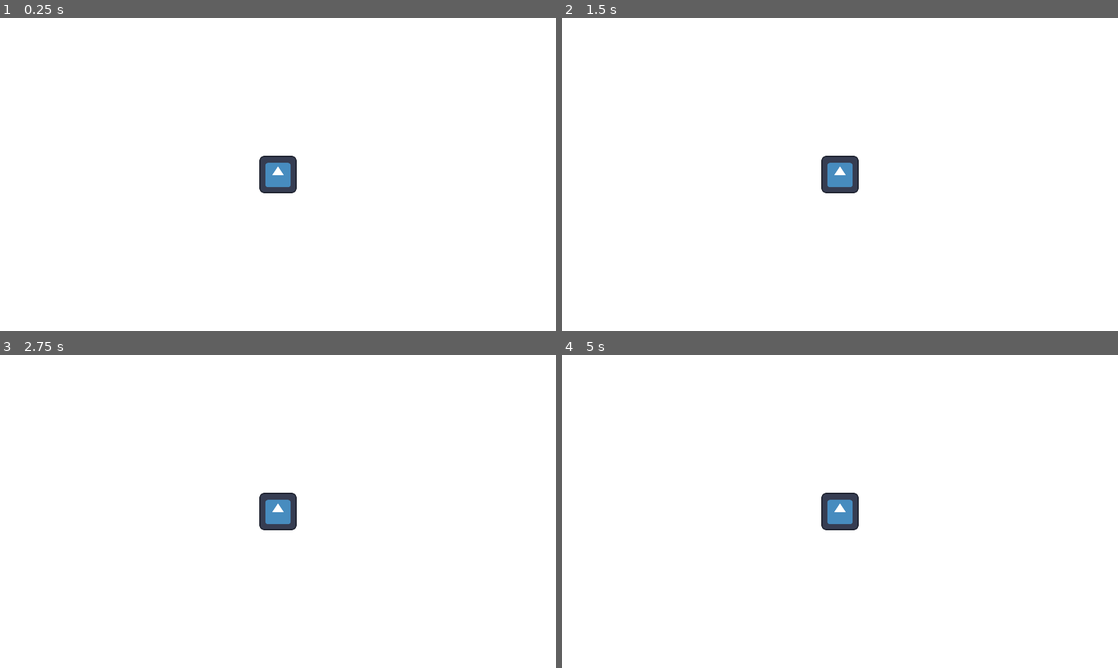
Above: before the commit, frames 1-4 (two rows, left to right).
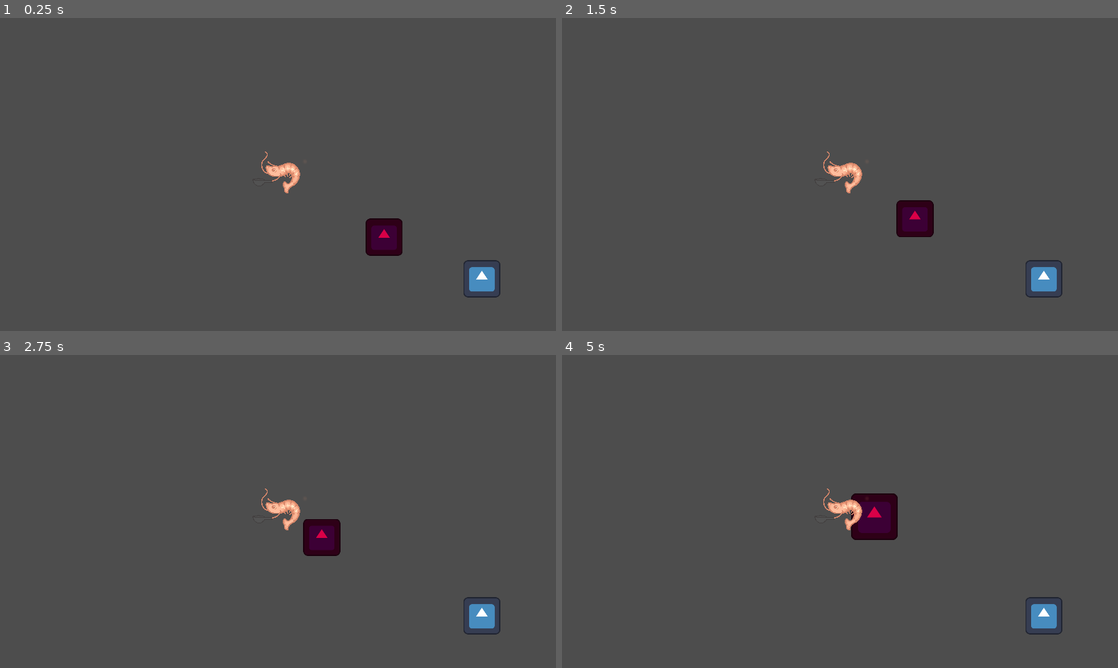
Above: after the commit, the same moments.

Repository: gbtsui/shrimp-fried-rice
Game: Godot game, scene res://world.tscn
Two runs of this game, one before a commit and one after it. Both use one fixed random seed, a clock stepped at 60 frames per second and the inputs below. The engine's default icon, where the game draws it, is replaced by a stand-in: a white triangle on a blue panel in a dark square.
Inputs:
- Up to frame 1 (0.25 s): no input
- Up to frame 2 (1.5 s): tap Enter (ui_accept) at 0.5, 0.77 s
- Up to frame 3 (2.75 s): tap Enter (ui_accept) at 1.52 s
- Up to frame 4 (5 s): tap Enter (ui_accept) at 3.02, 3.77, 4.52 s

The runs differ from the first frame. In frame 1, 100% of the frame differs, in the area x 0-100%, y 0-100%; in frame 2, 100%; in frame 3, 100%; in frame 4, 100%.

Commit message:
did you know that japan is turning footsteps into electricity

Diff:
--- a/enemy.gd
+++ b/enemy.gd
@@ -40,3 +40,6 @@
 func _on_range_body_entered(body: Node2D) -> void:
 	if body is Player:
 		playerInRange = true
+
+func modulate_sprite(color: Color):
+	$Sprite2D.modulate = color
--- a/project.godot
+++ b/project.godot
@@ -40,7 +40,23 @@
 }
 right={
 "deadzone": 0.5,
-"events": []
+"events": [Object(InputEventJoypadMotion,"resource_local_to_scene":false,"resource_name":"","device":-1,"axis":0,"axis_value":1.0,"script":null)
+]
+}
+shootMSG={
+"deadzone": 0.5,
+"events": [Object(InputEventJoypadButton,"resource_local_to_scene":false,"resource_name":"","device":-1,"button_index":1,"pressure":0.0,"pressed":true,"script":null)
+]
+}
+drinkSoySauce={
+"deadzone": 0.5,
+"events": [Object(InputEventJoypadButton,"resource_local_to_scene":false,"resource_name":"","device":-1,"button_index":0,"pressure":0.0,"pressed":true,"script":null)
+]
+}
+knifeAttack={
+"deadzone": 0.5,
+"events": [Object(InputEventJoypadButton,"resource_local_to_scene":false,"resource_name":"","device":-1,"button_index":2,"pressure":0.0,"pressed":true,"script":null)
+]
 }
 
 [layer_names]
--- a/scenes/flashyflash.tscn
+++ b/scenes/flashyflash.tscn
@@ -15,3 +15,18 @@
 anchor_bottom = 1.0
 grow_horizontal = 2
 grow_vertical = 2
+
+[node name="Label" type="Label" parent="."]
+modulate = Color(1, 1, 1, 0)
+layout_mode = 1
+anchors_preset = 15
+anchor_right = 1.0
+anchor_bottom = 1.0
+grow_horizontal = 2
+grow_vertical = 2
+theme_override_colors/font_color = Color(0, 0, 0, 1)
+theme_override_font_sizes/font_size = 120
+text = "unemployment"
+horizontal_alignment = 1
+vertical_alignment = 1
+autowrap_mode = 2
--- /dev/null
+++ b/scenes/game_over.tscn
@@ -0,0 +1,9 @@
+[gd_scene format=3 uid="uid://ct5b6g7npgy3v"]
+
+[node name="GameOver" type="Control"]
+layout_mode = 3
+anchors_preset = 15
+anchor_right = 1.0
+anchor_bottom = 1.0
+grow_horizontal = 2
+grow_vertical = 2
--- /dev/null
+++ b/scenes/pocket_msg.tscn
@@ -0,0 +1,44 @@
+[gd_scene load_steps=5 format=3 uid="uid://bgndsfobmw0t1"]
+
+[ext_resource type="Script" path="res://scripts/pocket_msg.gd" id="1_8t0ct"]
+
+[sub_resource type="Gradient" id="Gradient_sqlfi"]
+colors = PackedColorArray(0.783523, 0.783523, 0.783523, 1, 1, 1, 1, 0)
+
+[sub_resource type="GradientTexture1D" id="GradientTexture1D_cvqvs"]
+gradient = SubResource("Gradient_sqlfi")
+
+[sub_resource type="ParticleProcessMaterial" id="ParticleProcessMaterial_kuh2s"]
+particle_flag_disable_z = true
+angle_min = 271.0
+angle_max = 271.0
+spread = 30.0
+initial_velocity_min = 1000.0
+initial_velocity_max = 1000.0
+gravity = Vector3(0, 0, 0)
+linear_accel_min = -2500.0
+linear_accel_max = -1500.0
+scale_max = 150.0
+scale_over_velocity_min = 666.67
+scale_over_velocity_max = 854.84
+color_ramp = SubResource("GradientTexture1D_cvqvs")
+
+[node name="PocketMSG" type="Area2D"]
+collision_layer = 0
+collision_mask = 2
+script = ExtResource("1_8t0ct")
+
+[node name="CollisionPolygon2D" type="CollisionPolygon2D" parent="."]
+polygon = PackedVector2Array(-4, 0, 288, 176, 289, -138)
+
+[node name="GPUParticles2D" type="GPUParticles2D" parent="."]
+emitting = false
+amount = 80
+process_material = SubResource("ParticleProcessMaterial_kuh2s")
+lifetime = 0.75
+one_shot = true
+explosiveness = 0.9
+collision_base_size = 0.0
+
+[connection signal="body_entered" from="." to="." method="_on_body_entered"]
+[connection signal="finished" from="GPUParticles2D" to="." method="_on_gpu_particles_2d_finished"]
--- a/scripts/death_manager.gd
+++ b/scripts/death_manager.gd
@@ -21,3 +21,5 @@
 		parent.get_node("PhysicalCollision").disabled = true
 		parent.modulate = Color(0,0,0)
 		parent.get_node("CanvasLayer").flashy_go_brr()
+	elif mode == DEATH_MODE.ENEMY:
+		parent.queue_free() #add more later i guess??
--- a/scripts/flashyflash_but_canvaslayer.gd
+++ b/scripts/flashyflash_but_canvaslayer.gd
@@ -9,3 +9,15 @@
 	#$Sprite2D.position = get_viewport().get_rect().position - sprite.global_position
 
 	# play more fun animations here
+	get_parent().get_node("AnimationPlayer").play("death")
+
+	await get_tree().create_timer(1).timeout
+
+	$Sprite2D.visible = false
+	$GPUParticles2D.emitting = true
+
+	var tween = get_tree().create_tween()
+	tween.tween_property($CanvasLayer/Control/Label, "modulate", Color(1,1,1,0.9), 3)
+
+func _process(delta):
+	$Sprite2D.position = get_parent().position
--- /dev/null
+++ b/scripts/kill_manager.gd
@@ -0,0 +1 @@
+extends Node
--- a/scripts/player.gd
+++ b/scripts/player.gd
@@ -25,8 +25,8 @@
 	elif event.is_action_released("right"): rightHeld = 0
 
 func move():
-	var yDir = upHeld - downHeld
-	var xDir = leftHeld - rightHeld
+	var yDir = downHeld - upHeld
+	var xDir = rightHeld - leftHeld
 
 	var dir = Vector2(xDir, yDir)
 
--- /dev/null
+++ b/scripts/pocket_msg.gd
@@ -0,0 +1,12 @@
+extends Area2D
+
+func _ready():
+	$GPUParticles2D.emitting = true
+
+func _on_gpu_particles_2d_finished() -> void:
+	queue_free()
+
+
+func _on_body_entered(body: Node2D) -> void:
+	if body is Enemy:
+		body.get_node("HealthManager").damage(10)
--- /dev/null
+++ b/scripts/pocket_msg_manager.gd
@@ -0,0 +1,14 @@
+extends Node2D
+class_name PocketMSGManager
+
+const pocketMSGScene = preload("res://scenes/pocket_msg.tscn")
+
+func _input(event: InputEvent) -> void:
+	if (event.is_action_pressed("shootMSG")): spawn_msg()
+
+func spawn_msg():
+	var pocketMSGInstance = pocketMSGScene.instantiate()
+	var pos = get_parent().global_position
+	pocketMSGInstance.global_position = pos
+
+	get_tree().root.add_child(pocketMSGInstance)
--- a/world.tscn
+++ b/world.tscn
@@ -7,12 +7,70 @@
 [ext_resource type="Texture2D" uid="uid://cpinsbuv0vugo" path="res://icon.svg" id="3_jadky"]
 [ext_resource type="Script" path="res://enemy.gd" id="4_4pnwx"]
 [ext_resource type="Script" path="res://scripts/health_manager.gd" id="5_3hgnr"]
+[ext_resource type="Texture2D" uid="uid://b6tsyxpy8arvr" path="res://assets/Dayvon Daprawn Bennett.png" id="5_4fdh7"]
 [ext_resource type="Script" path="res://scripts/death_manager.gd" id="6_jsb6b"]
 [ext_resource type="Script" path="res://player_state_manager.gd" id="7_gawbx"]
+[ext_resource type="Script" path="res://scripts/pocket_msg_manager.gd" id="9_3x0cf"]
 [ext_resource type="Script" path="res://scripts/hurtbox.gd" id="9_td4gv"]
+[ext_resource type="Script" path="res://scripts/kill_manager.gd" id="12_skmim"]
+
+[sub_resource type="ParticleProcessMaterial" id="ParticleProcessMaterial_xtgva"]
+particle_flag_disable_z = true
+angle_min = -180.0
+angle_max = 180.0
+spread = 180.0
+initial_velocity_min = 500.0
+initial_velocity_max = 500.0
+gravity = Vector3(0, 0, 0)
+linear_accel_min = -400.0
+linear_accel_max = -50.0
+damping_min = 9.14
+damping_max = 9.14
+scale_min = 0.0
+scale_max = 50.0
+scale_over_velocity_min = 360.22
+scale_over_velocity_max = 360.22
 
 [sub_resource type="CircleShape2D" id="CircleShape2D_pypen"]
 radius = 58.0775
+
+[sub_resource type="Animation" id="Animation_clai4"]
+resource_name = "death"
+length = 0.1
+loop_mode = 1
+tracks/0/type = "value"
+tracks/0/imported = false
+tracks/0/enabled = true
+tracks/0/path = NodePath("CanvasLayer/Sprite2D:position")
+tracks/0/interp = 1
+tracks/0/loop_wrap = true
+tracks/0/keys = {
+"times": PackedFloat32Array(0, 0.1),
+"transitions": PackedFloat32Array(1, 1),
+"update": 0,
+"values": [Vector2(0, 0), Vector2(5, 0)]
+}
+
+[sub_resource type="Animation" id="Animation_bntka"]
+length = 0.001
+tracks/0/type = "value"
+tracks/0/imported = false
+tracks/0/enabled = true
+tracks/0/path = NodePath("CanvasLayer/Sprite2D:position")
+tracks/0/interp = 1
+tracks/0/loop_wrap = true
+tracks/0/keys = {
+"times": PackedFloat32Array(0),
+"transitions": PackedFloat32Array(1),
+"update": 0,
+"values": [Vector2(0, 0)]
+}
+
+[sub_resource type="AnimationLibrary" id="AnimationLibrary_8a5nn"]
+_data = {
+"RESET": SubResource("Animation_bntka"),
+"death": SubResource("Animation_clai4")
+}
 
 [sub_resource type="CircleShape2D" id="CircleShape2D_pbrkd"]
 radius = 62.0081
@@ -99,9 +157,19 @@
 [node name="CanvasLayer" type="CanvasLayer" parent="Player/CanvasLayer"]
 
 [node name="Control" parent="Player/CanvasLayer/CanvasLayer" instance=ExtResource("3_7jt8k")]
+visible = false
 
 [node name="Sprite2D" type="Sprite2D" parent="Player/CanvasLayer"]
-texture = ExtResource("3_jadky")
+scale = Vector2(0.1, 0.1)
+texture = ExtResource("5_4fdh7")
+
+[node name="GPUParticles2D" type="GPUParticles2D" parent="Player/CanvasLayer"]
+modulate = Color(0, 0, 0, 1)
+emitting = false
+amount = 67
+process_material = SubResource("ParticleProcessMaterial_xtgva")
+one_shot = true
+explosiveness = 0.9
 
 [node name="Camera2D" type="Camera2D" parent="Player"]
 scale = Vector2(0.581531, 0.448109)
@@ -123,6 +191,14 @@
 [node name="Knife" type="Area2D" parent="Player"]
 
 [node name="CollisionPolygon2D" type="CollisionPolygon2D" parent="Player/Knife"]
+
+[node name="AnimationPlayer" type="AnimationPlayer" parent="Player"]
+libraries = {
+"": SubResource("AnimationLibrary_8a5nn")
+}
+
+[node name="PocketMSGManager" type="Node2D" parent="Player"]
+script = ExtResource("9_3x0cf")
 
 [node name="Icon" type="Sprite2D" parent="."]
 position = Vector2(704, 360)
@@ -158,5 +234,14 @@
 "": SubResource("AnimationLibrary_652cq")
 }
 
+[node name="HealthManager" type="Node" parent="Enemy"]
+script = ExtResource("5_3hgnr")
+
+[node name="DeathManager" type="Node" parent="Enemy"]
+script = ExtResource("6_jsb6b")
+
+[node name="KillManager" type="Node" parent="."]
+script = ExtResource("12_skmim")
+
 [connection signal="body_entered" from="Enemy/Hurtbox" to="Enemy/Hurtbox" method="_on_body_entered"]
 [connection signal="body_entered" from="Enemy/Range" to="Enemy" method="_on_range_body_entered"]
Binary file added: assets/Dayvon Daprawn Bennett.png
Not shown, added: assets/Dayvon Daprawn Bennett.png.import
Not shown: 1 places in world.tscn that only renumber resources
